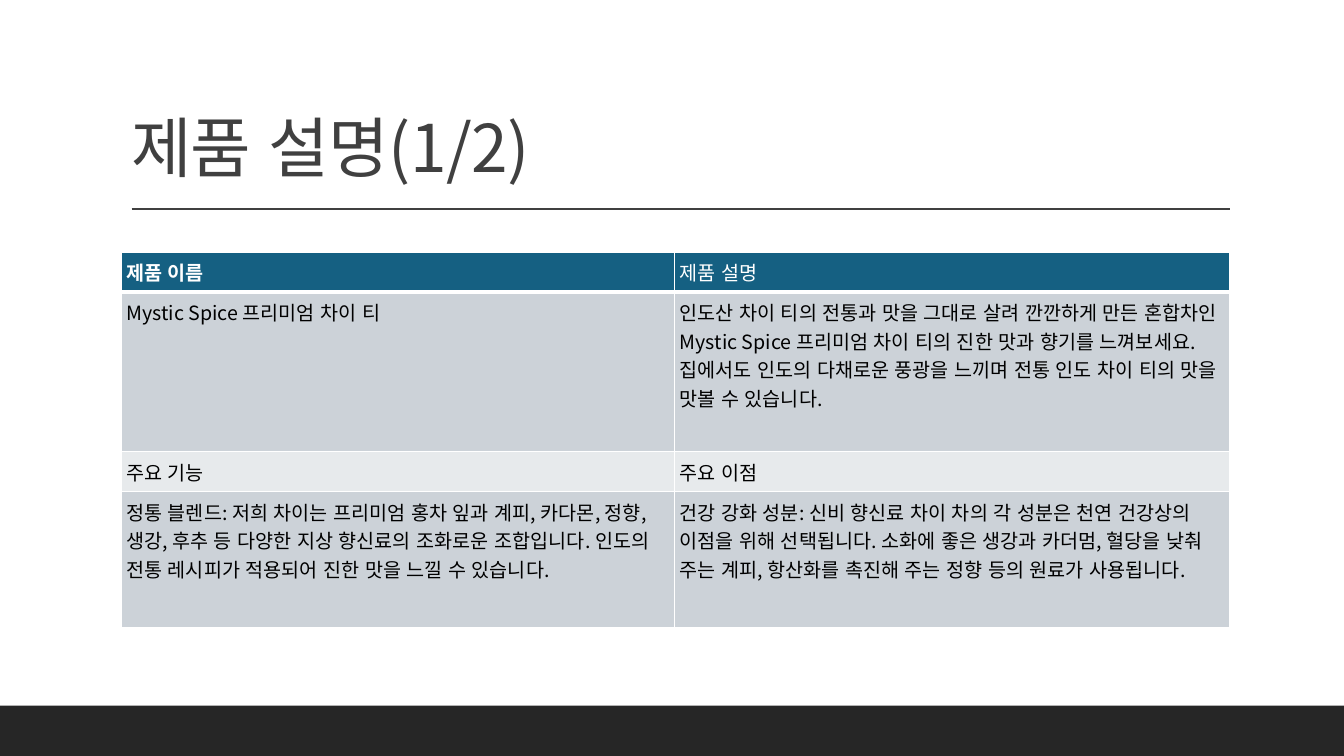
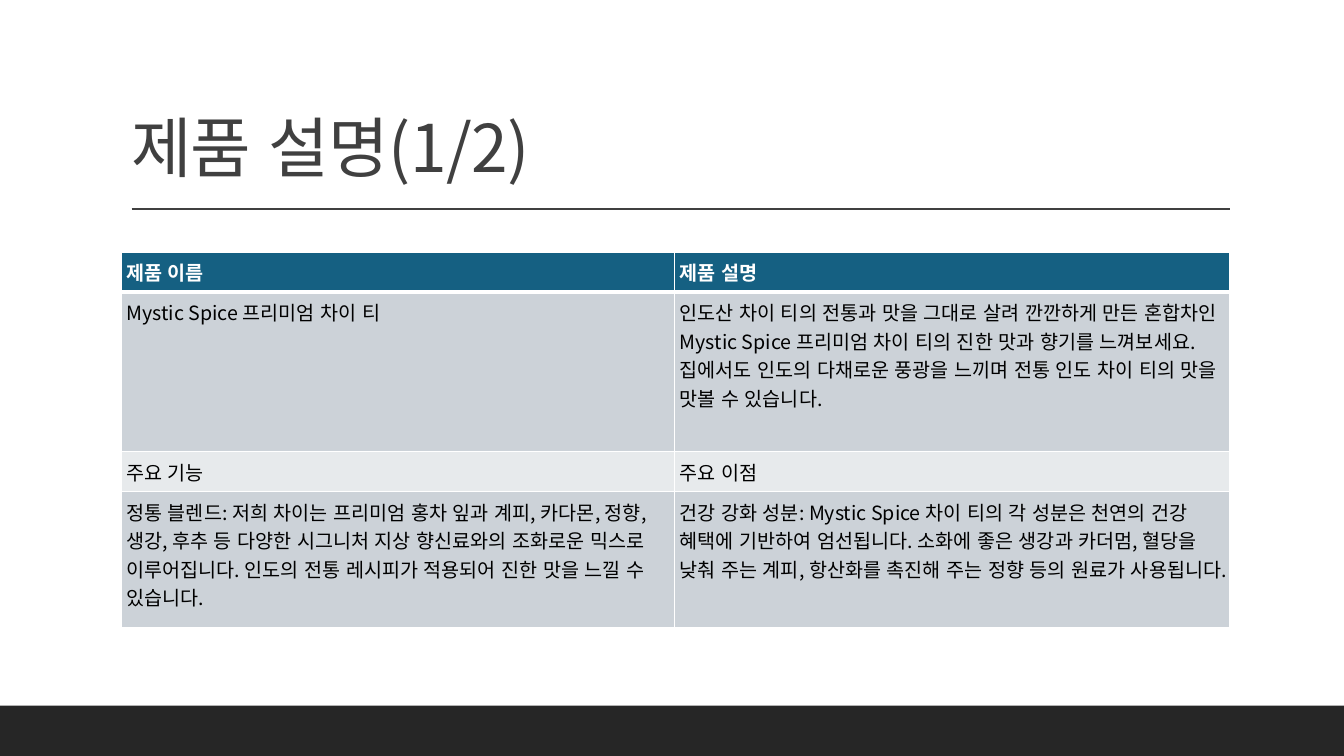
Before and after one commit to MicrosoftLearning/MS-4004-Empower-workforce-copilot-use-cases.ko-kr, a slide deck: slide 5 of ResourceFiles/Mystic Spice Premium Chai Market Analysis Presentation.pptx. Drawn at 1344x756 pixels with LibreOffice and Linux fonts; fonts in the diff are those of the drawing. Boxes give left, top, right and bottom in pixels: in the first picture for what was removed or moved away, otherwise in the second. Text is boxed around its words. In the diff, an @@ line names an element or a change of style, - is before the commit and + after.

```diff
--- a/ResourceFiles/Mystic Spice Premium Chai Market Analysis Presentation.pptx
+++ b/ResourceFiles/Mystic Spice Premium Chai Market Analysis Presentation.pptx
@@ table at box(121, 252, 1230, 628) @@
-row 4, column 1: 정통 블렌드: 저희 차이는 프리미엄 홍차 잎과 계피, 카다몬, 정향, 생강, 후추 등 다양한 지상 향신료의 조화로운 조합입니다. 인도의 전통 레시피가 적용되어 진한 맛을 느낄 수 있습니다.
+row 4, column 1: 정통 블렌드: 저희 차이는 프리미엄 홍차 잎과 계피, 카다몬, 정향, 생강, 후추 등 다양한 시그니처 지상 향신료와의 조화로운 믹스로 이루어집니다. 인도의 전통 레시피가 적용되어 진한 맛을 느낄 수 있습니다.
-row 4, column 2: 건강 강화 성분: 신비 향신료 차이 차의 각 성분은 천연 건강상의 이점을 위해 선택됩니다. 소화에 좋은 생강과 카더멈, 혈당을 낮춰 주는 계피, 항산화를 촉진해 주는 정향 등의 원료가 사용됩니다.
+row 4, column 2: 건강 강화 성분: Mystic Spice 차이 티의 각 성분은 천연의 건강 혜택에 기반하여 엄선됩니다. 소화에 좋은 생강과 카더멈, 혈당을 낮춰 주는 계피, 항산화를 촉진해 주는 정향 등의 원료가 사용됩니다.
@@ bold on in "제품 설명" @@
```
Also in this commit, not shown: 5 other slides changed, 24 other files.
